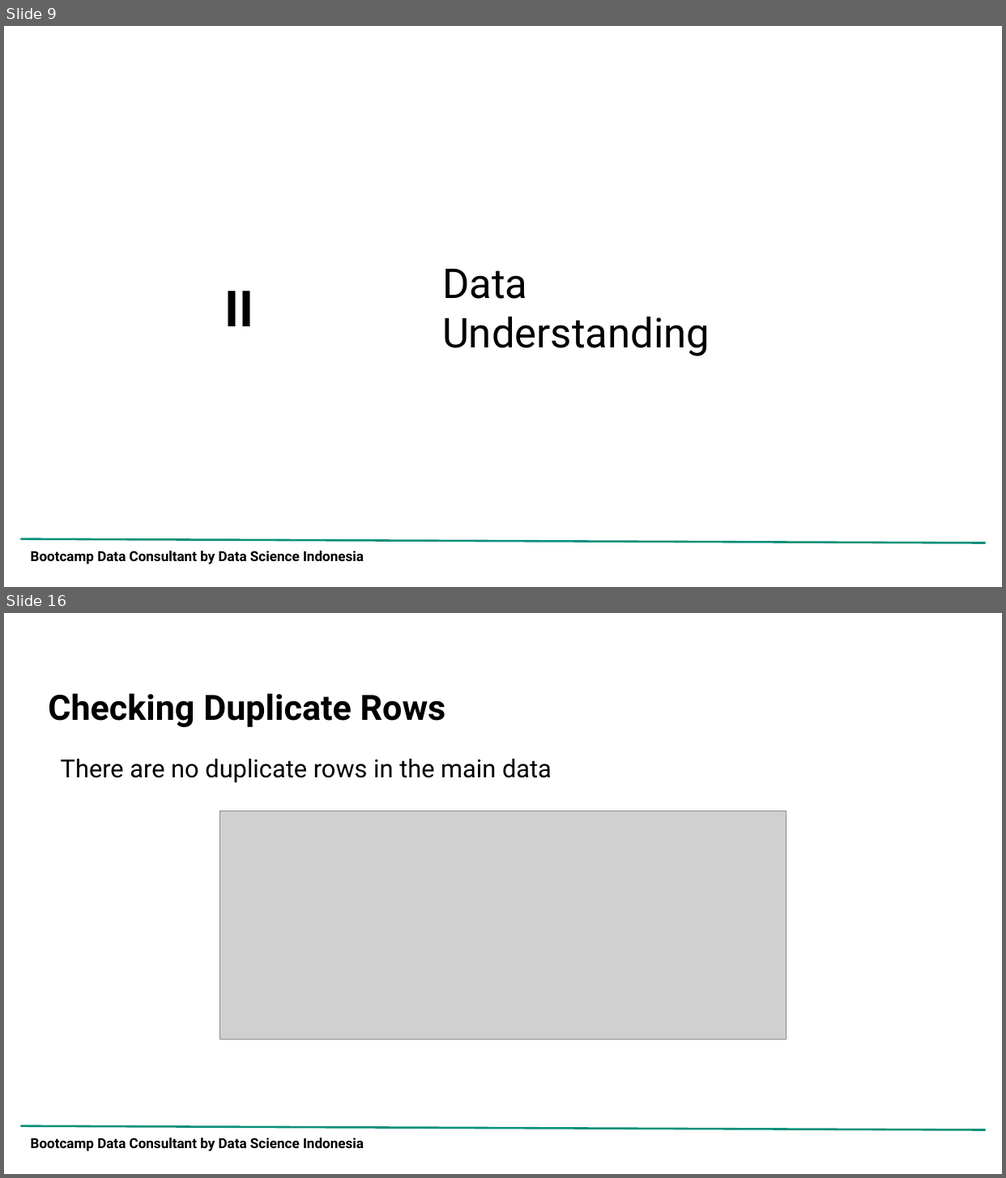
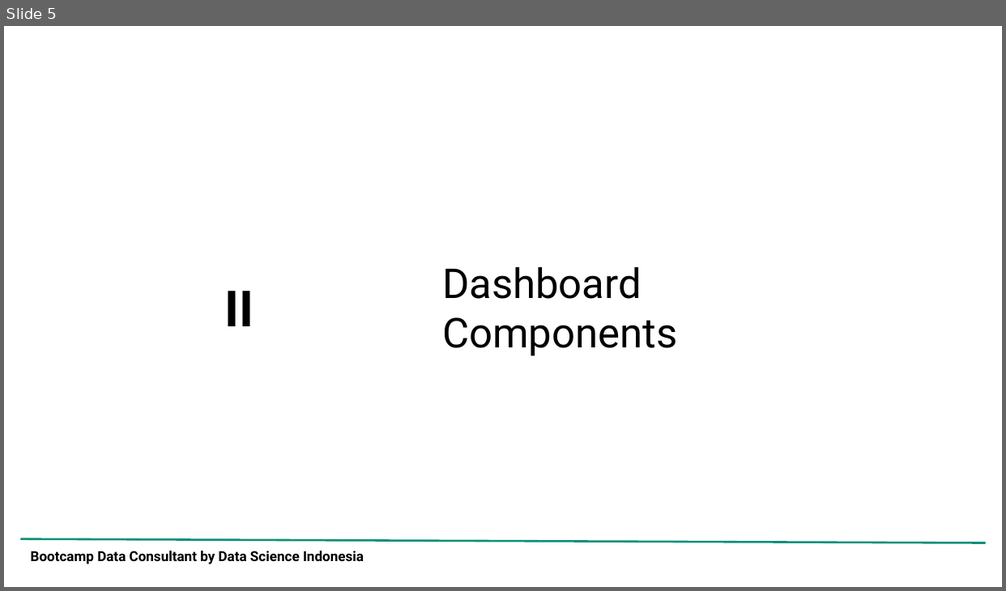
Before and after one commit to adrn-mm/DSLS_Mini-Project-DA_Adrian-Maulana-Muhammad, a slide deck: reports/Project Report_Mini Project DA_Adrian Maulana Muhammad.pptx. Shown one above the other, each under a label of ours: slides 9 and 16 before the commit, slide 5 after it; the slides between them are not shown. The pictures are 1006x1178 and 1006x591 pixels, drawn with LibreOffice and Linux fonts; fonts in the diff are those of the drawing; grey boxes stand for pictures; background and template pictures are left out. Boxes give left, top, right and bottom in pixels: in the first picture for what was removed or moved away, otherwise in the second. Text is boxed around its words. In the diff, an @@ line names an element or a change of style, - is before the commit and + after.

```diff
--- a/reports/Project Report_Mini Project DA_Adrian Maulana Muhammad.pptx
+++ b/reports/Project Report_Mini Project DA_Adrian Maulana Muhammad.pptx
@@ slide 16 removed at bbox=[4, 613, 1002, 1174], background picture (left out); not listed: 2 template elements that a slide beside it also shows @@
@@ title removed at bbox=[48, 693, 446, 727] @@
-Checking Duplicate Rows
@@ text removed at bbox=[61, 759, 552, 783] @@
-There are no duplicate rows in the main data
@@ picture removed at bbox=[219, 811, 786, 1039] @@
@@ what was slide 9 is now slide 5 @@
@@ slide 5 changed as well @@
@@ title at bbox=[442, 267, 677, 356]: text changed @@
-Data
-Understanding
+Dashboard
+Components
```
Also in this commit, not shown: 6 other slides changed, 4 slides added, 35 other slides removed, 1 other file.
